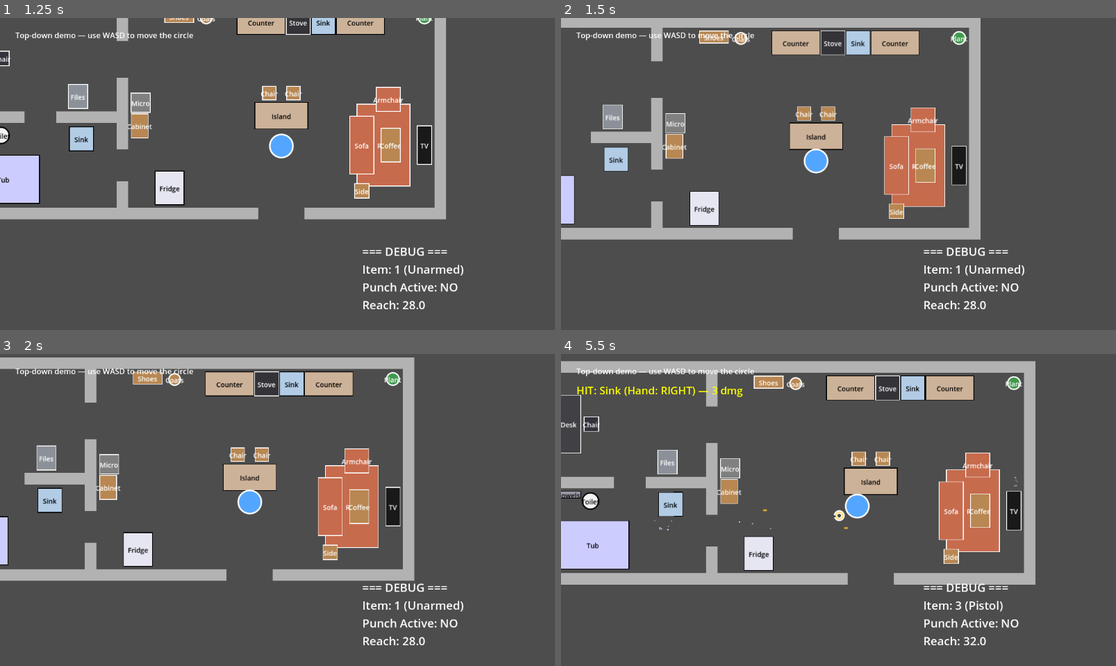
Above: before the commit, frames 1-4 (two rows, left to right).
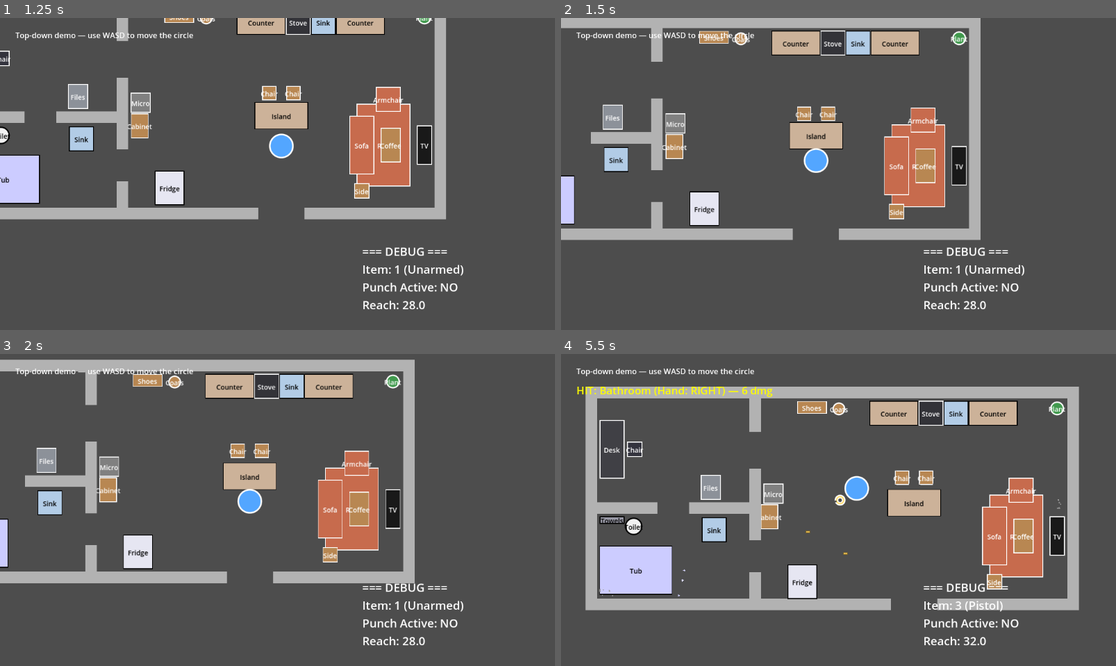
Above: after the commit, the same moments.

Repository: AnthonyThomasson/Example-Godot
Game: Godot game, scene res://scenes/main.tscn
Same seed, same stepped clock (60 frames per second), same inputs: the game is played once before the commit and once after it.
Inputs (mouse positions are in pixels of both pictures, inside the frame that each line leads up to):
- Up to frame 1 (1.25 s): move the mouse to (249, 236) at 0.52 s; hold W (move_up) from 0.53 s (still down); click (249, 236) at 0.6 s
- Up to frame 2 (1.5 s): keep holding W (move_up); move the mouse to (1005, 220) at 1.27 s; tap 1 (item_1) at 1.35 s
- Up to frame 3 (2 s): keep holding W (move_up)
- Up to frame 4 (5.5 s): move the mouse to (672, 463) at 2.02 s; release W (move_up) at 2.03 s; hold A (move_left) 2.03-3.53 s; tap one key every 0.75 s from 2.1 s: 2 (item_2) 3 (item_3) 4 (item_4) 5 (item_5) 6 (item_6); move the mouse to (866, 510) at 2.77 s; click (866, 510) at 2.92 s; move the mouse to (755, 432) at 3.52 s; hold S (move_down) 3.53-4.28 s; move the mouse to (960, 494) at 4.27 s; hold D (move_right) 4.28-5.03 s; move the mouse to (727, 525) at 5.02 s; hold W (move_up) from 5.03 s (still down); click (727, 525) at 5.17 s

Frame 1 is identical in both runs. In frame 2, 1.5% of the frame differs, in the area x 0-76%, y 3-72%; in frame 3, 5.8%; in frame 4, 36%, in the area x 0-94%, y 2-83%.

Commit message:
just doing stuff

Diff:
--- a/scenes/objects/environment_object.gd
+++ b/scenes/objects/environment_object.gd
@@ -54,7 +54,7 @@
 
 	rotation += _angular * delta
 	var offset := position - _origin
-	if offset.length() > Config.impact_max_slide:
+	if Config.impact_max_slide > 0.0 and offset.length() > Config.impact_max_slide:
 		position = _origin + offset.normalized() * Config.impact_max_slide
 		_velocity = Vector2.ZERO
 	_velocity = _velocity.move_toward(Vector2.ZERO, Config.impact_friction * delta)
--- a/scenes/player/player.gd
+++ b/scenes/player/player.gd
@@ -20,6 +20,13 @@
 ## properties (attack reach, visuals, etc.). Initialized in _ready().
 var _items := {}
 
+## Knockback velocity from objects shoved into the player; decays each frame (see
+## push_knockback_friction). Added on top of input-driven movement.
+var _knockback := Vector2.ZERO
+## Speed multiplier from pushing objects last frame (1.0 = unencumbered). Applied to the
+## next frame's movement so pushing heavy furniture slows the player.
+var _push_slow := 1.0
+
 @onready var _shape: CollisionShape2D = $CollisionShape2D
 @onready var _animator := $PlayerAnimator
 
@@ -36,7 +43,7 @@
 	_items[3] = { name="Pistol", reach=32.0, has_attack=true, punch_hand=1, weapon_hand=1, fires=true, damage=15.0 }
 
 
-func _physics_process(_delta: float) -> void:
+func _physics_process(delta: float) -> void:
 	# Aim toward the mouse. Guard the degenerate zero-length case.
 	var to_mouse := get_global_mouse_position() - global_position
 	if to_mouse.length() > 0.001:
@@ -45,8 +52,10 @@
 	# this fresh facing on the same frame.
 	_animator.facing = facing
 
-	velocity = Keybinds.get_move_vector() * speed
+	velocity = Keybinds.get_move_vector() * speed * _push_slow + _knockback
 	move_and_slide()
+	_knockback = _knockback.move_toward(Vector2.ZERO, Config.push_knockback_friction * delta)
+	_push_slow = _apply_pushes()
 
 	# Check for item selection (1-9 keys).
 	var selected := Keybinds.get_selected_item()
@@ -63,3 +72,32 @@
 	# Guns fire a projectile on left-click (the pistol keeps its F melee jab too).
 	if Keybinds.is_fire_just_pressed() and _items[current_item].get("fires", false):
 		_animator.try_fire()
+
+
+## Shove every pushable object the body slid against this frame (walls have no
+## apply_impact and are skipped), and return the speed multiplier for next frame:
+## heavier objects slow the player more, floored so movement never fully locks.
+func _apply_pushes() -> float:
+	var input_strength := Keybinds.get_move_vector().length()
+	if input_strength <= 0.0:
+		return 1.0
+
+	var heaviest := 0.0
+	for i in get_slide_collision_count():
+		var collision := get_slide_collision(i)
+		var collider := collision.get_collider()
+		if collider == null or not collider.has_method("apply_impact"):
+			continue
+		# The normal points back toward the player, so "into the object" is -normal.
+		collider.apply_impact(-collision.get_normal() * Config.push_impulse * input_strength)
+		heaviest = maxf(heaviest, float(collider.get("weight")))
+
+	if heaviest <= 0.0:
+		return 1.0
+	return clampf(1.0 - heaviest * Config.push_slow_per_weight, Config.push_slow_min, 1.0)
+
+
+## Receive knockback from an object shoved into the player (mirrors the object-to-object
+## transfer in environment_object.gd). Divided by player_mass so light hits barely register.
+func apply_impact(impulse: Vector2) -> void:
+	_knockback += impulse / maxf(Config.player_mass, 0.5)
--- a/scenes/world/config.gd
+++ b/scenes/world/config.gd
@@ -78,10 +78,35 @@
 var impact_penetration_scale: float = 0.5
 ## Deceleration (px/s²) that brings a shoved object back to rest.
 var impact_friction: float = 1400.0
-## Cap on how far an object can be displaced from its origin (px); keeps shoved
-## furniture from sliding through walls.
-var impact_max_slide: float = 48.0
+## Cap on how far an object can be displaced from its origin (px). `<= 0` means no
+## cap — objects settle via friction wherever they stop, so they can be pushed clear
+## across a room. A positive value re-caps displacement (objects snap back if exceeded).
+## Shared by the projectile impact and the walking-push systems.
+var impact_max_slide: float = 0.0
 ## Fraction of the shoving object's momentum (velocity × weight) handed to whatever
 ## it collides with (another EnvironmentObject) on a shove. <1 so cascades lose energy
 ## and settle rather than propagating forever. Walls have no apply_impact and get none.
 var impact_transfer_scale: float = 0.6
+
+# --- Push (walking into objects) ---
+## Read by scenes/player/player.gd. Walking the player body into a pushable object
+## (anything with apply_impact — i.e. furniture, not walls) shoves it via the same
+## apply_impact pipeline the projectile uses, so a push is divided by the object's
+## `weight`: light objects slide easily, heavy ones barely move. Pushing also slows
+## the player (heavier = slower), and a fast object sliding into the player shoves the
+## player back (they're pushable too, via player.apply_impact).
+
+## Base impulse the player imparts to an object per physics frame of contact, scaled by
+## how hard the player is moving into it (input strength 0–1).
+var push_impulse: float = 900.0
+## How much each unit of the pushed object's `weight` reduces the player's speed while
+## pushing (speed_mult = 1 − heaviest_weight × this, floored by `push_slow_min`).
+var push_slow_per_weight: float = 0.02
+## Floor on the player's speed multiplier while pushing, so heavy objects nearly stop
+## the player but never fully lock movement.
+var push_slow_min: float = 0.15
+## The player's mass for *incoming* knockback: an object sliding into the player shoves
+## them by impulse / this. Higher = the player shrugs off hits unless struck hard.
+var player_mass: float = 40.0
+## Deceleration (px/s²) that bleeds the player's knockback velocity back to zero.
+var push_knockback_friction: float = 1600.0
